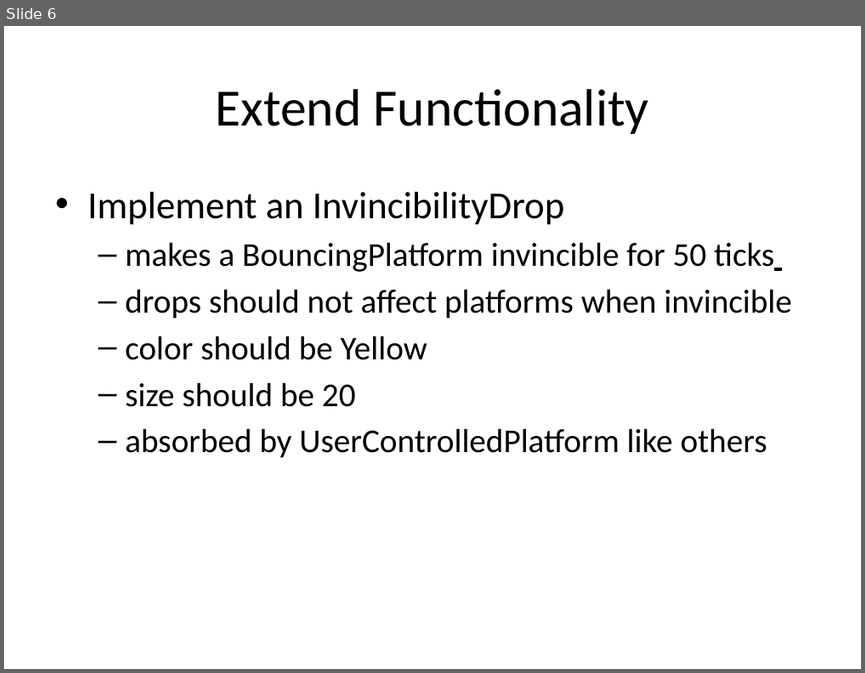
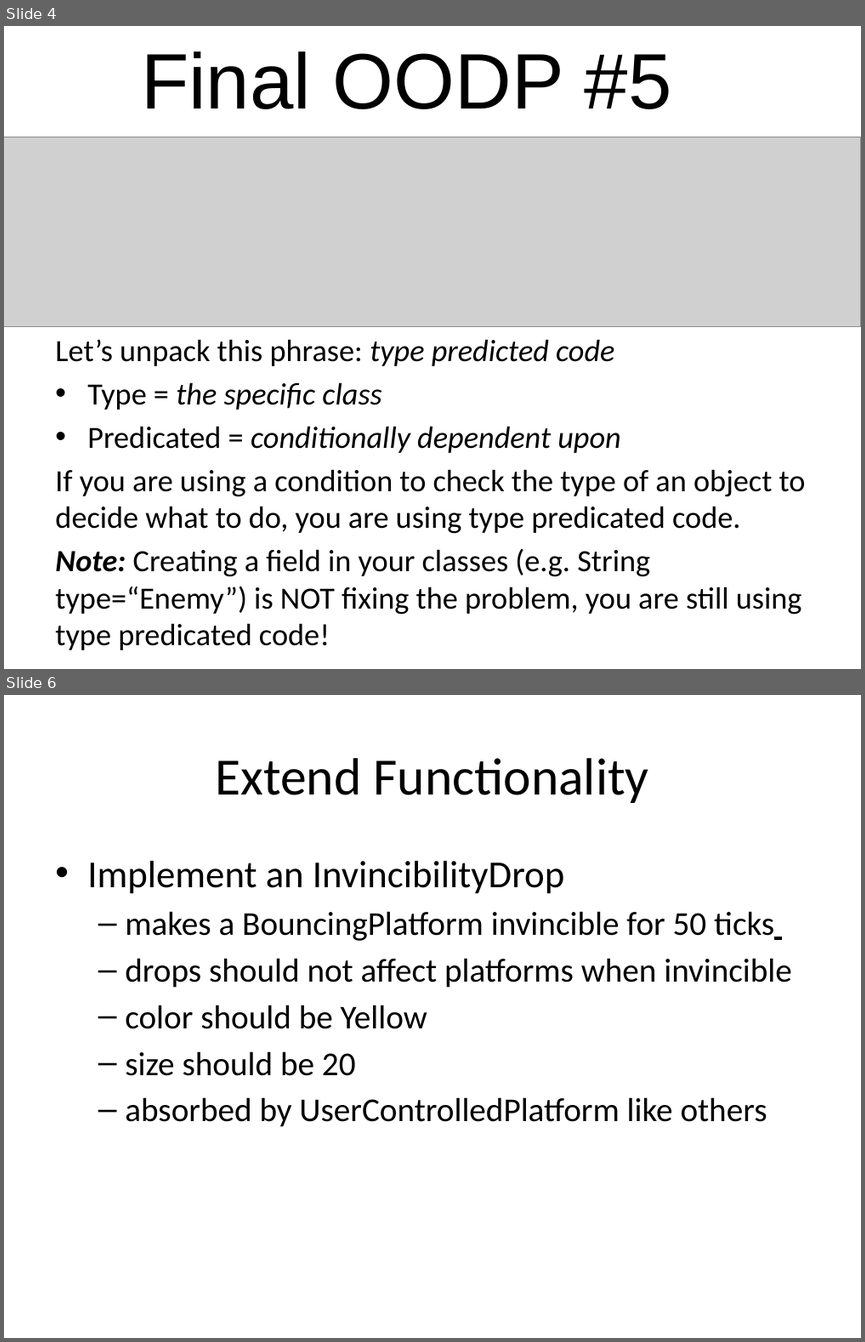
Before and after one commit to RHIT-CSSE/csse220, a slide deck: ClassMaterials/ProjectWorkday1/Slides/DesignInheritance.pptx. Shown one above the other, each under a label of ours: slide 6 before the commit, slides 4 and 6 after it; the slides between them are not shown. The pictures are 865x673 and 865x1342 pixels, drawn with LibreOffice and Linux fonts; fonts in the diff are those of the drawing; grey boxes stand for pictures. Boxes give left, top, right and bottom in pixels: in the first picture for what was removed or moved away, otherwise in the second. Text is boxed around its words. In the diff, an @@ line names an element or a change of style, - is before the commit and + after.

```diff
--- a/ClassMaterials/ProjectWorkday1/Slides/DesignInheritance.pptx
+++ b/ClassMaterials/ProjectWorkday1/Slides/DesignInheritance.pptx
@@ slide 4 added at (4,26,861,669), background #FFFFFF @@
@@ text added at (141,52,672,109), 66 pt, text #000000 @@
+Final OODP #5
@@ picture added at (4,136,861,327) @@
@@ text added at (55,339,806,650), 25.9 pt, text #000000 @@
+Let’s unpack this phrase: type predicted code
+• Type = the specific class
+• Predicated = conditionally dependent upon
+If you are using a condition to check the type of an object to decide what to do, you are using type predicated code.
+Note: Creating a field in your classes (e.g. String type=“Enemy”) is NOT fixing the problem, you are still using type predicated code!
```
Also in this commit, not shown: 6 slides changed, 3 other slides added, 1 slide removed.
